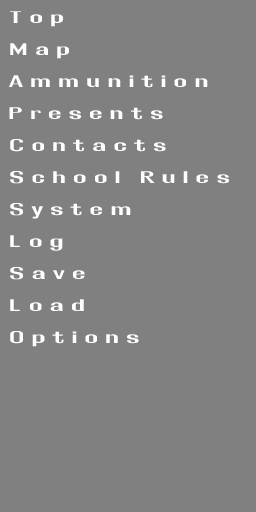
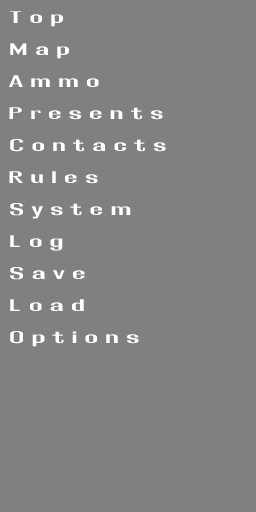
Comparing the layer stacks of the two 256px x 512px images. Changes:
renamed "Top Map Ammunition Presents Contacts School Rules System Log Sa" to "Top Map Ammo Presents Contacts Rules System Log Save Load Optio", painted on it over [9, 75, 230, 184]
